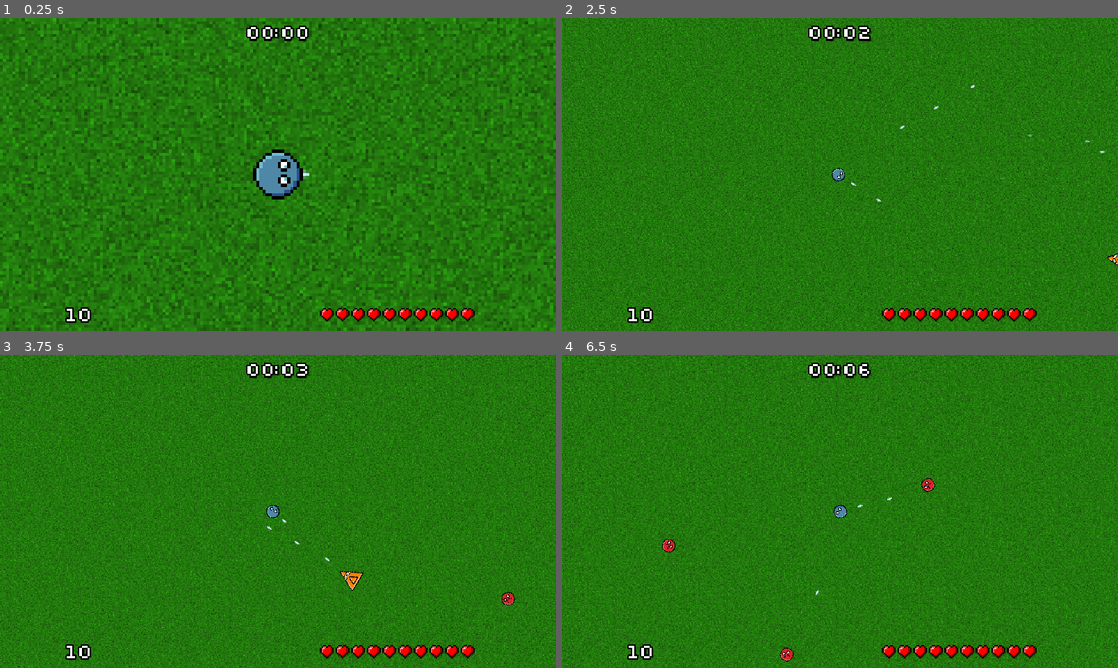
Above: before the commit, frames 1-4 (two rows, left to right).
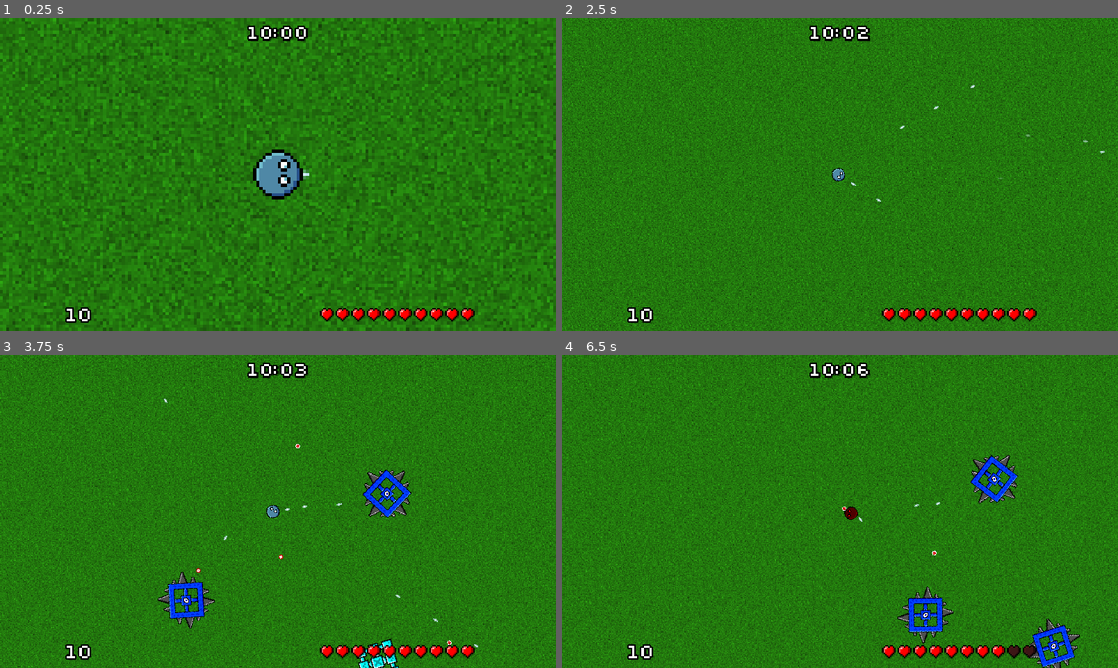
Above: after the commit, the same moments.

Repository: veprogames/top-down-incremental
Game: Godot game, scene res://level/level.tscn
Same seed, same stepped clock (60 frames per second), same inputs: the game is played once before the commit and once after it.
Inputs (mouse positions are in pixels of both pictures, inside the frame that each line leads up to):
- Up to frame 1 (0.25 s): no input
- Up to frame 2 (2.5 s): move the mouse to (867, 174) at 0.52 s; move the mouse to (812, 174) at 1.27 s; move the mouse to (851, 168) at 2.02 s
- Up to frame 3 (3.75 s): move the mouse to (272, 517) at 2.77 s; move the mouse to (316, 514) at 3.52 s
- Up to frame 4 (6.5 s): move the mouse to (795, 508) at 4.27 s; move the mouse to (845, 511) at 5.02 s; move the mouse to (817, 505) at 5.77 s

The runs differ from the first frame. In frame 1, 0.3% of the frame differs, in the area x 44-56%, y 2-8%; in frame 2, 0.3%; in frame 3, 2.4%; in frame 4, 32%, in the area x 0-100%, y 0-100%.

Commit message:
optimize enemy bullet performance

Diff:
--- a/bullet/bullet.gd
+++ b/bullet/bullet.gd
@@ -1,39 +1,18 @@
 class_name Bullet
 extends Area2D
 
-const SPEED_MULTIPLIER_BASE: float = 1.5
-@export var speed_multiplier_acceleration: float = 0.0
-
 @export var base_speed: float = 0.0
-var speed_multiplier: float = SPEED_MULTIPLIER_BASE
-
-const MAX_TRAVEL_DISTANCE: float = 600.0
-var travelled: float = 0.0
 
 @onready var animated_sprite: AnimatedSprite2D = $AnimatedSprite
-
-
-func _process(_delta: float) -> void:
-	if travelled >= 1.0:
-		queue_free()
 
 
 func _physics_process(delta: float) -> void:
 	var motion: Vector2 = get_velocity() * delta
 
-	var ray_cast_result: Utils.RayCastResult = Utils.cast_ray(self, motion, 0b100)
-	if ray_cast_result:
-		var normal: Vector2 = ray_cast_result.normal
-		var normal_angle: float = normal.angle() as float
-		rotation += 2 * (normal_angle - rotation) + PI
-
 	position += motion
-	travelled += motion.length() / MAX_TRAVEL_DISTANCE
-
-	speed_multiplier += speed_multiplier_acceleration * delta
 
 
 func get_velocity() -> Vector2:
 	var motion: Vector2 = Vector2.RIGHT.rotated(rotation)
-	motion *= base_speed * speed_multiplier
+	motion *= base_speed
 	return motion
--- a/bullet/enemy/bullet_enemy.gd
+++ b/bullet/enemy/bullet_enemy.gd
@@ -7,3 +7,11 @@
 	if player:
 		var knockback_velocity: Vector2 = get_velocity().normalized() * 300
 		player.try_knock(knockback_velocity)
+
+
+func _on_area_entered(_area: Area2D) -> void:
+	queue_free()
+
+
+func _on_timer_timeout() -> void:
+	queue_free()
--- a/bullet/enemy/bullet_enemy.tscn
+++ b/bullet/enemy/bullet_enemy.tscn
@@ -31,6 +31,8 @@
 
 [node name="BulletEnemy" instance=ExtResource("1_1xy7o")]
 collision_mask = 5
+input_pickable = false
+monitorable = false
 script = ExtResource("2_mefsr")
 
 [node name="AnimatedSprite" parent="." index="0"]
@@ -41,4 +43,10 @@
 [node name="CollisionShape2D" parent="." index="1"]
 shape = SubResource("CircleShape2D_bhroh")
 
+[node name="Timer" type="Timer" parent="." index="2"]
+wait_time = 3.0
+autostart = true
+
+[connection signal="area_entered" from="." to="." method="_on_area_entered"]
 [connection signal="body_entered" from="." to="." method="_on_body_entered"]
+[connection signal="timeout" from="Timer" to="." method="_on_timer_timeout"]
--- a/bullet/player/bullet_player.gd
+++ b/bullet/player/bullet_player.gd
@@ -2,21 +2,45 @@
 extends Bullet
 
 const HOMING: float = PI
+const MAX_TRAVEL_DISTANCE: float = 600.0
 
 @export var damage: float = 1.0
 
 var target_enemy: Enemy
 
+var travelled: float = 0.0
 
-func _process(delta: float) -> void:
-	super._process(delta)
+const SPEED_MULTIPLIER_BASE: float = 1.5
+const SPEED_MULTIPLIER_ACCELERATION: float = 1.0
+var speed_multiplier: float = SPEED_MULTIPLIER_BASE
 
+
+func _process(_delta: float) -> void:
 	animated_sprite.modulate.a = min(1.0, 2.0 * (1.0 - travelled))
+	if travelled >= 1.0:
+		queue_free()
 
 
 func _physics_process(delta: float) -> void:
 	super._physics_process(delta)
 
+	# bounce on walls
+	var motion: Vector2 = get_velocity() * delta
+	var ray_cast_result: Utils.RayCastResult = Utils.cast_ray(self, motion, 0b100)
+	if ray_cast_result:
+		var normal: Vector2 = ray_cast_result.normal
+		var normal_angle: float = normal.angle() as float
+		rotation += 2 * (normal_angle - rotation) + PI
+
+	# homing
 	if is_instance_valid(target_enemy):
 		var target_rotation: float = (target_enemy.global_position - global_position).angle()
 		rotation = rotate_toward(rotation, target_rotation, HOMING * delta)
+
+	speed_multiplier += SPEED_MULTIPLIER_ACCELERATION * delta
+
+	travelled += motion.length() / MAX_TRAVEL_DISTANCE
+
+
+func get_velocity() -> Vector2:
+	return super.get_velocity() * speed_multiplier
--- a/level/level.gd
+++ b/level/level.gd
@@ -1,7 +1,7 @@
 class_name Level
 extends Node2D
 
-var time: float = 0.0
+var time: float = 600.0
 
 
 func _process(delta: float) -> void:
